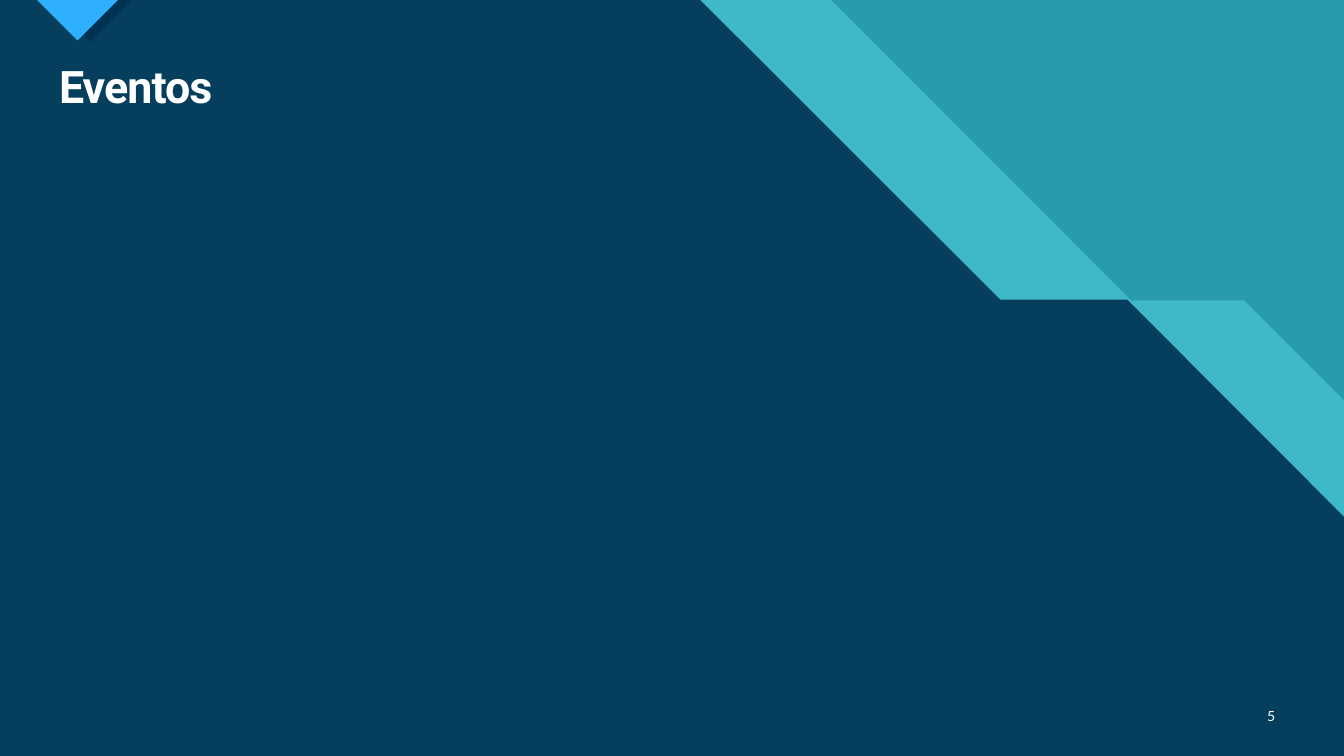
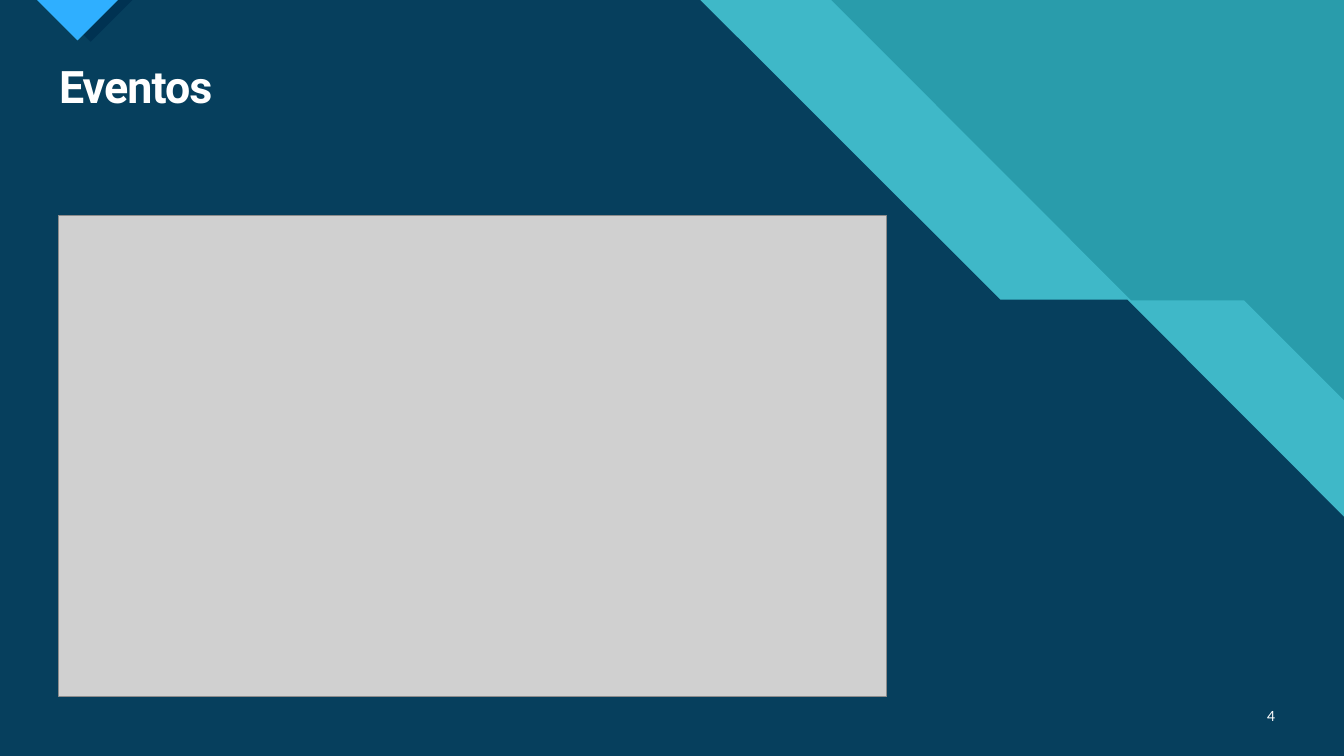
Before and after one commit to pedrocarrega/tese_mestrado_21-22, a slide deck: slide 4 of relatorio_preliminar/presentation.pptx (slide 5 before the commit). Drawn at 1344x756 pixels with LibreOffice and Linux fonts; fonts in the diff are those of the drawing; grey boxes stand for pictures. Boxes give left, top, right and bottom in pixels: in the first picture for what was removed or moved away, otherwise in the second. Text is boxed around its words. In the diff, an @@ line names an element or a change of style, - is before the commit and + after.

Commit message:
more powerpoint work and new figure

```diff
--- a/relatorio_preliminar/presentation.pptx
+++ b/relatorio_preliminar/presentation.pptx
@@ picture added at [58, 216, 886, 697] @@
@@ page number at [1267, 711, 1275, 721]: text changed @@
-5
+4
```
Also in this commit, not shown: 4 other slides changed, 2 slides added, 2 slides removed, 1 other file.
